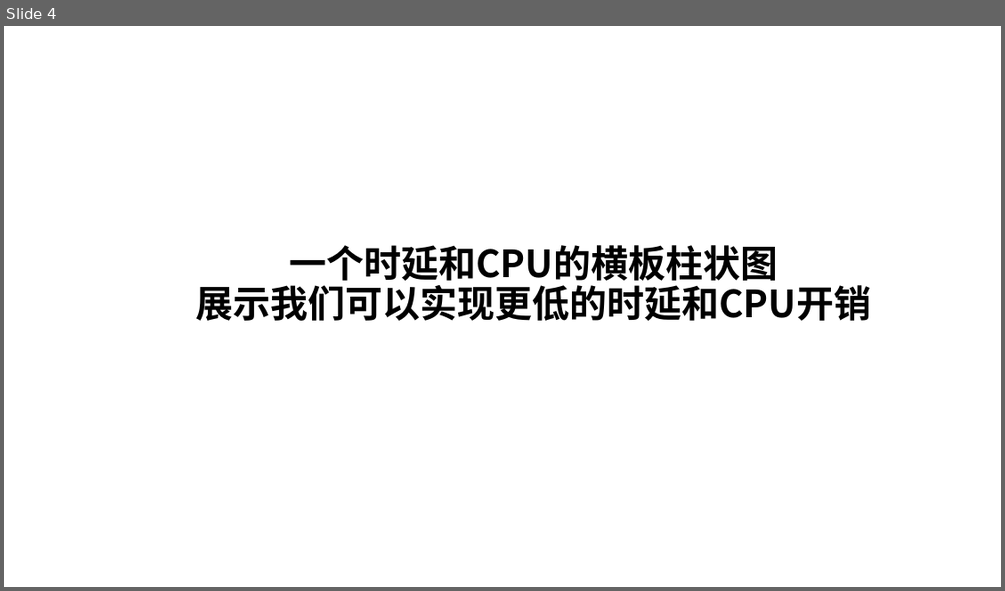
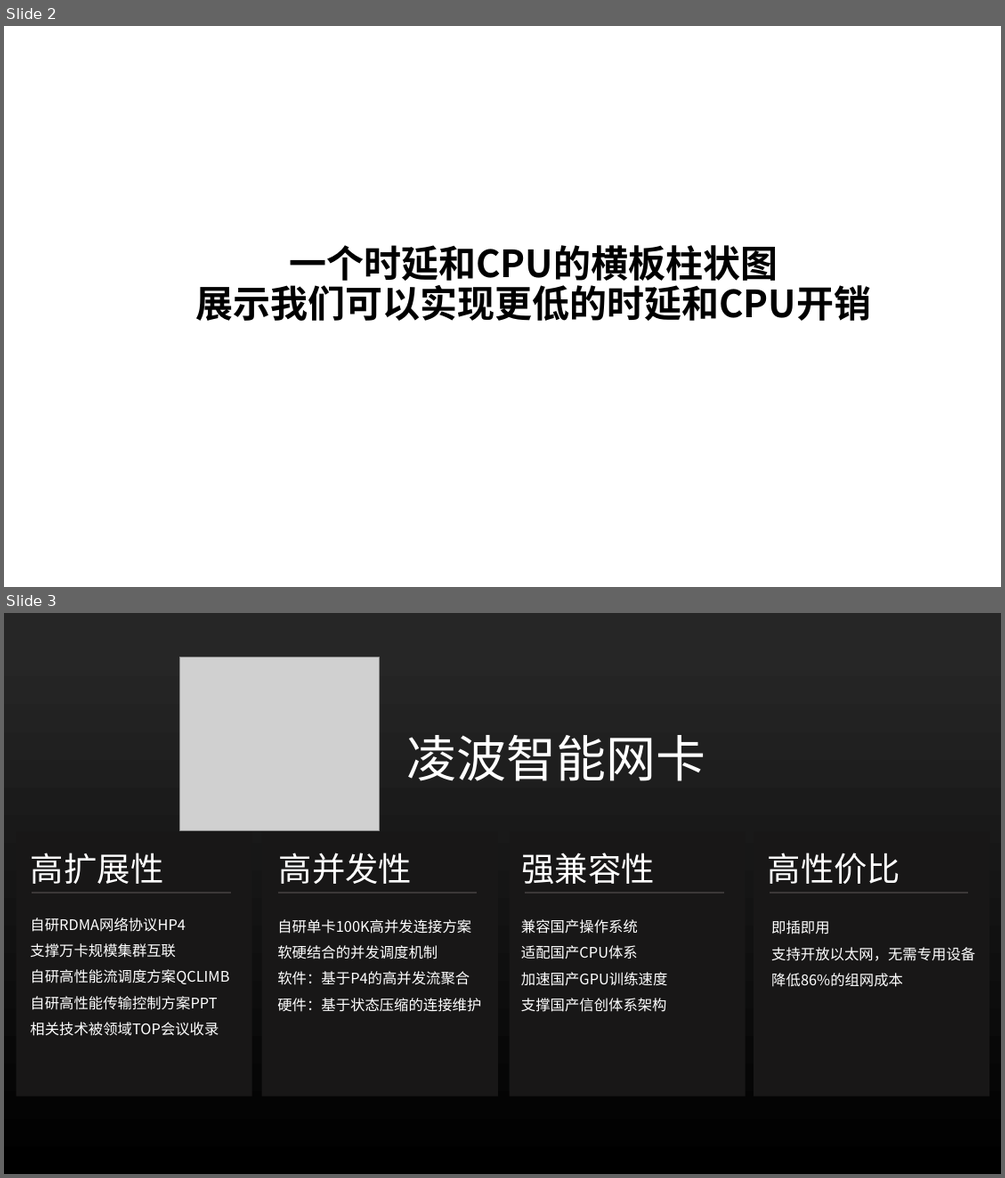
Before and after one commit to TJU-solide/RNIC_PPT, a slide deck: 解决方案PPT.pptx. Shown one above the other, each under a label of ours: slide 4 before the commit, slides 2 and 3 after it. The pictures are 1005x591 and 1005x1178 pixels, drawn with LibreOffice and Linux fonts; fonts in the diff are those of the drawing; grey boxes stand for pictures. Boxes give left, top, right and bottom in pixels: in the first picture for what was removed or moved away, otherwise in the second. Text is boxed around its words. In the diff, an @@ line names an element or a change of style, - is before the commit and + after.

```diff
--- a/解决方案PPT.pptx
+++ b/解决方案PPT.pptx
@@ slide 3 added at (4,613,1001,1174), background #000000 @@
@@ rectangle added at (4,613,1001,1174), fill gradient #000000 to #262626 @@
@@ picture added at (179,657,380,831) @@
@@ text added at (406,735,705,781), 48 pt, text #FFFFFF @@
+凌波智能网卡
@@ rectangle added at (16,831,252,1096), fill #181717 @@
@@ text added at (31,852,163,884), 32 pt, text #FFFFFF @@
+高扩展性
@@ rectangle added at (262,831,498,1096), fill #181717 @@
@@ text added at (279,852,412,884), 32 pt, text #FFFFFF @@
+高并发性
@@ rectangle added at (510,831,745,1096), fill #181717 @@
@@ text added at (522,852,655,884), 32 pt, text #FFFFFF @@
+强兼容性
@@ rectangle added at (754,831,990,1096), fill #181717 @@
@@ text added at (768,852,900,884), 32 pt, text #FFFFFF @@
+高性价比
@@ line added from (32, 892) to (231, 892), #3B3838 1.5 pt @@
@@ line added from (278, 892) to (477, 892), #3B3838 1.5 pt @@
@@ line added from (526, 892) to (724, 892), #3B3838 1.5 pt @@
@@ line added from (769, 892) to (968, 892), #3B3838 1.5 pt @@
@@ text added at (30,917,229,1036), 14 pt, text #FFFFFF @@
+自研RDMA网络协议HP4
+支撑万卡规模集群互联
+自研高性能流调度方案QCLIMB
+自研高性能传输控制方案PPT
+相关技术被领域TOP会议收录
@@ text added at (277,919,481,1012), 14 pt, text #FFFFFF @@
+自研单卡100K高并发连接方案
+软硬结合的并发调度机制
+软件：基于P4的高并发流聚合
+硬件：基于状态压缩的连接维护
@@ text added at (521,919,667,1012), 14 pt, text #FFFFFF @@
+兼容国产操作系统
+适配国产CPU体系
+加速国产GPU训练速度
+支撑国产信创体系架构
@@ text added at (771,920,975,987), 14 pt, text #FFFFFF @@
+即插即用
+支持开放以太网，无需专用设备
+降低86%的组网成本
@@ what was slide 4 is now slide 2 @@
```
Also in this commit, not shown: 2 other slides added, 2 slides removed, 4 other files.
